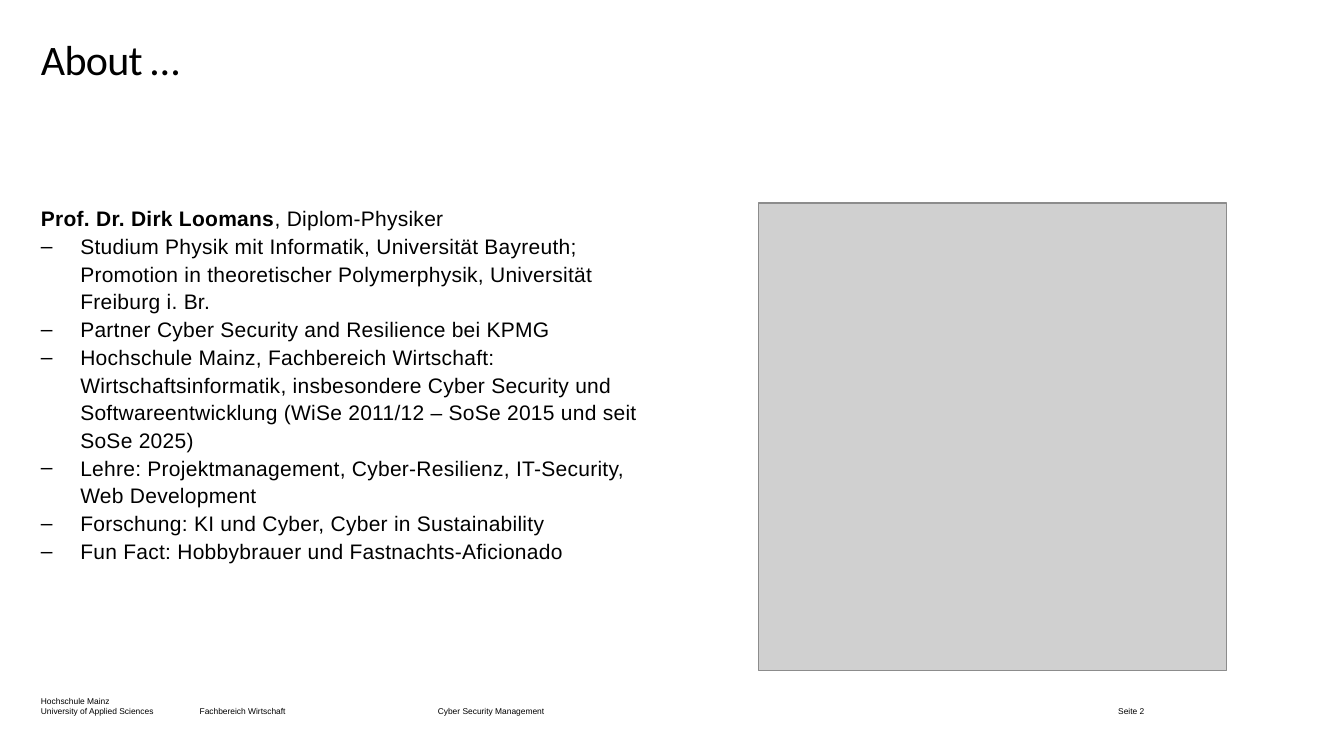
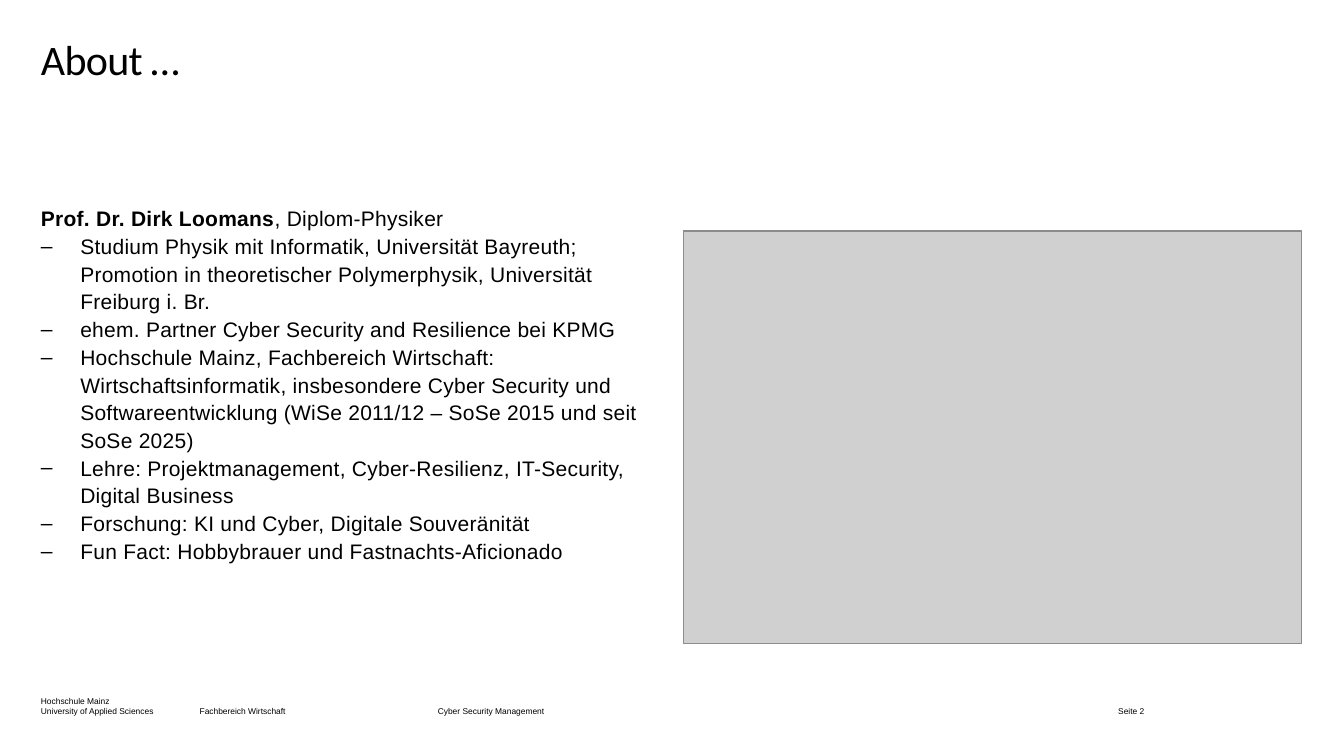
Before and after one commit to dlo-delphi/csm-cyber_resilienz-quarto, a slide deck: slide 2 of Präsentationen/Termin-01/_powerpoint/main.pptx. Drawn at 1344x756 pixels with LibreOffice and Linux fonts; fonts in the diff are those of the drawing; grey boxes stand for pictures; background and template pictures are left out. Boxes give left, top, right and bottom in pixels: in the first picture for what was removed or moved away, otherwise in the second. Text is boxed around its words. In the diff, an @@ line names an element or a change of style, - is before the commit and + after.

```diff
--- a/Präsentationen/Termin-01/_powerpoint/main.pptx
+++ b/Präsentationen/Termin-01/_powerpoint/main.pptx
@@ picture: place and size @@
-picture at (759, 203, 1227, 670)
+picture at (684, 231, 1303, 644)
@@ text at (80, 321, 615, 342): text changed @@
-– Partner Cyber Security and Resilience bei KPMG
+– ehem. Partner Cyber Security and Resilience bei KPMG
@@ text at (80, 460, 623, 536): text changed @@
-– Lehre: Projektmanagement, Cyber-Resilienz, IT-Security, Web Development
-– Forschung: KI und Cyber, Cyber in Sustainability
+– Lehre: Projektmanagement, Cyber-Resilienz, IT-Security, Digital Business
+– Forschung: KI und Cyber, Digitale Souveränität
```
Also in this commit, not shown: 1 other slide changed, 17 other files.
